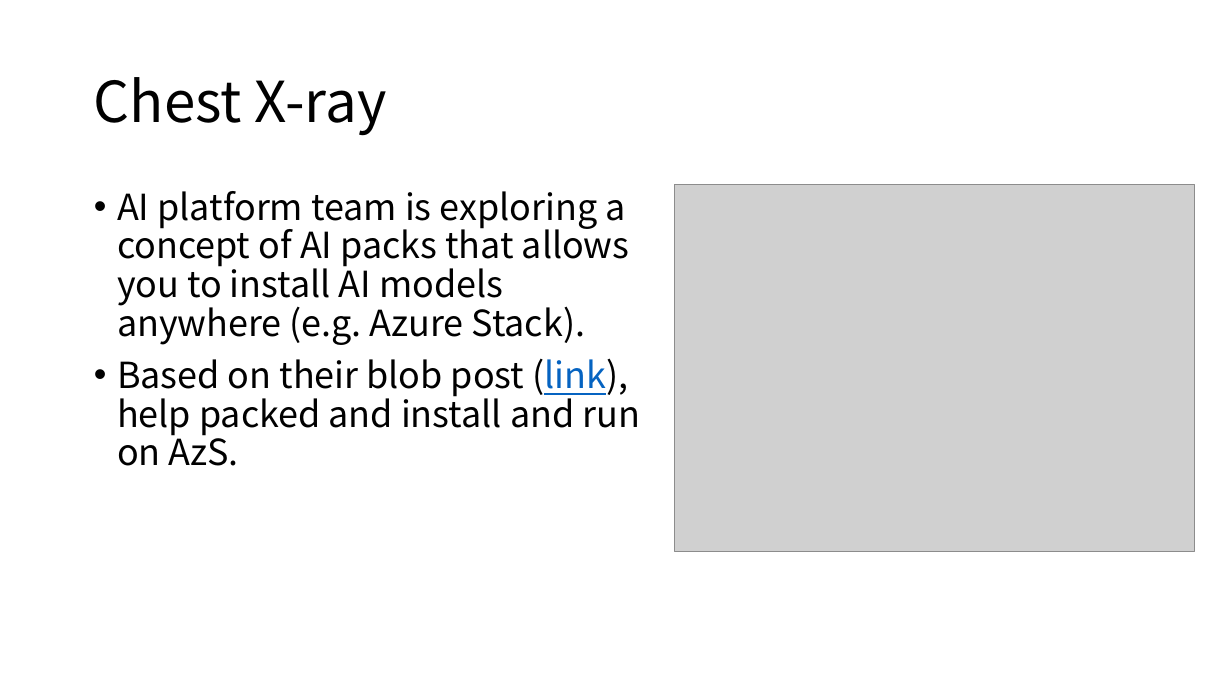
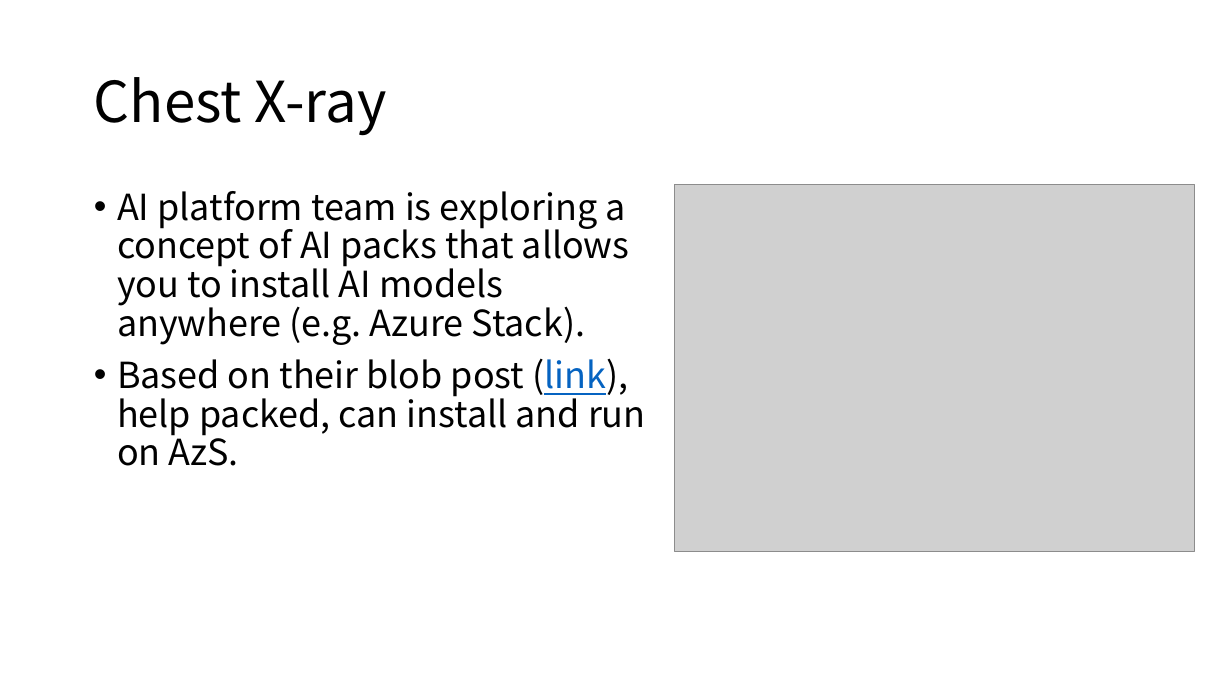
Before and after one commit to AbelHu/OpenCV_on_Raspberry_Pi, a slide deck: slide 8 of AI_exploration_and_demo.pptx. Drawn at 1232x693 pixels with LibreOffice and Linux fonts; fonts in the diff are those of the drawing; grey boxes stand for pictures. Boxes give left, top, right and bottom in pixels: in the first picture for what was removed or moved away, otherwise in the second. Text is boxed around its words. In the diff, an @@ line names an element or a change of style, - is before the commit and + after.

```diff
--- a/AI_exploration_and_demo.pptx
+++ b/AI_exploration_and_demo.pptx
@@ text at (117,358,646,466): text changed @@
-• Based on their blob post (link), help packed and install and run on AzS.
+• Based on their blob post (link), help packed, can install and run on AzS.
```
Also in this commit, not shown: 6 other slides changed, 1 slide added, 1 slide removed, 1 other file.
